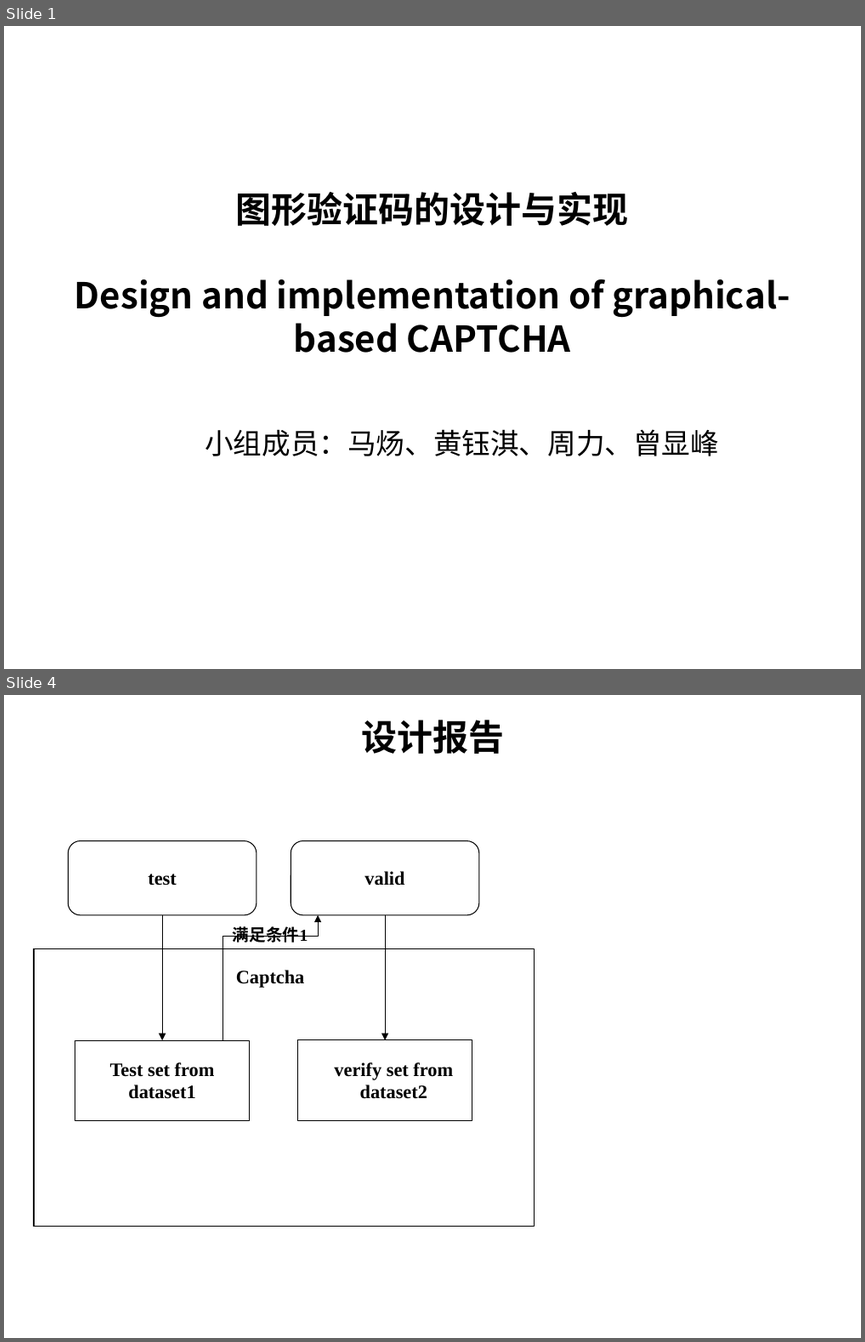
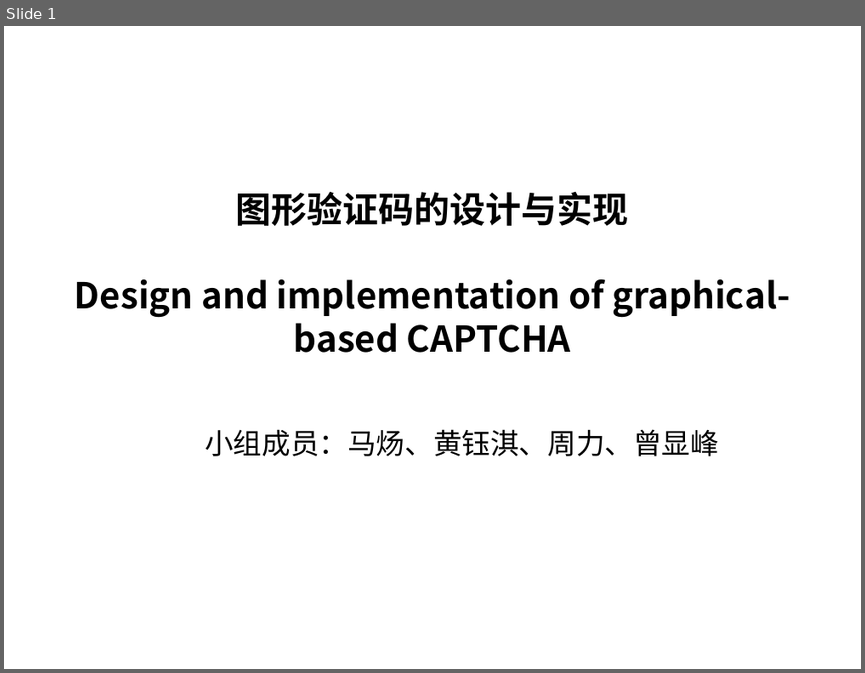
Before and after one commit to hyqPKU/secure, a slide deck: 图形验证码.pptx. Shown one above the other, each under a label of ours: slides 1 and 4 before the commit, slide 1 after it; the slides between them are not shown. The pictures are 865x1342 and 865x673 pixels, drawn with LibreOffice and Linux fonts; fonts in the diff are those of the drawing; background and template pictures are left out. Boxes give left, top, right and bottom in pixels: in the first picture for what was removed or moved away, otherwise in the second. Text is boxed around its words. In the diff, an @@ line names an element or a change of style, - is before the commit and + after.

```diff
--- a/图形验证码.pptx
+++ b/图形验证码.pptx
@@ slide 4 removed at box(4, 695, 861, 1338), background picture (left out) @@
@@ text removed at box(361, 720, 504, 754) @@
-设计报告
@@ rounded rectangle removed at box(69, 840, 256, 915) @@
@@ rounded rectangle removed at box(291, 840, 479, 915) @@
@@ text removed at box(364, 871, 404, 885) @@
-valid
@@ text removed at box(148, 873, 176, 885) @@
-test
@@ arrow removed from (162, 915) to (162, 1040) @@
@@ elbow arrow removed from (222, 1040) to (318, 915) @@
@@ arrow removed from (386, 915) to (386, 1040) @@
@@ rectangle removed at box(34, 948, 534, 1225) @@
@@ text removed at box(233, 926, 307, 942) @@
-满足条件1
@@ text removed at box(236, 970, 305, 987) @@
-Captcha
@@ rectangle removed at box(75, 1040, 250, 1121) @@
@@ rectangle removed at box(298, 1040, 472, 1121) @@
@@ text removed at box(110, 1062, 215, 1099) @@
-Test set from dataset1
@@ text removed at box(334, 1062, 453, 1099) @@
-verify set from dataset2
```
Also in this commit, not shown: 3 slides changed, 6 slides added, 3 other slides removed.
